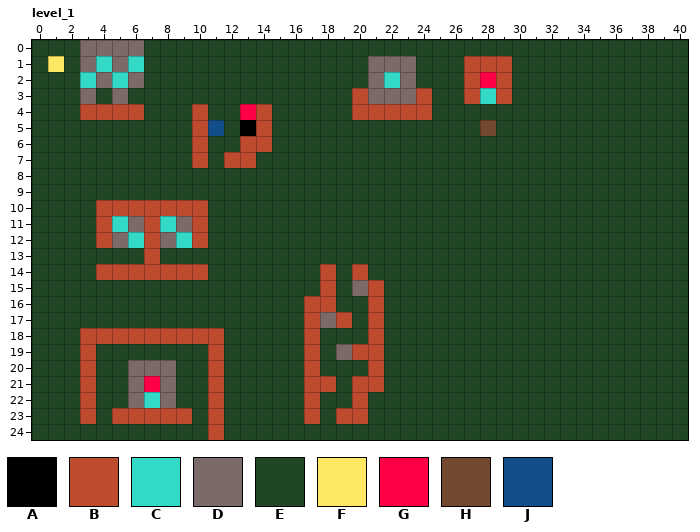
LDtk project: data/level.ldtk. That is the earlier state.
Cells are 4x4 px. Shown: level_1 x 0..40, y 0..24.
Key: from "tiles": A 1 "empty", B 2 "bedrock", C 3 "diamond", D 4 "rock", E 5 "grass", F 6 "player", G 7 "firefly", H 8 "sandstone", J 11 "amoeba".
_ is an empty cell.
Layer "tiles" before, first column x 0:
 0 EEEDDDDEEEEEEEEEEEEEEEEEEEEEEEEEEEEEEEEEE
 1 EFEDCDCEEEEEEEEEEEEEEDDDEEEBBBEEEEEEEEEEE
 2 EEECDCDEEEEEEEEEEEEEEDCDEEEBGBEEEEEEEEEEE
 3 EEEDEDEEEEEEEEEEEEEEBDDDBEEBCBEEEEEEEEEEE
 4 EEEBBBBEEEBEEGBEEEEEBBBBBEEEEEEEEEEEEEEEE
 5 EEEEEEEEEEBJEABEEEEEEEEEEEEEHEEEEEEEEEEEE
 6 EEEEEEEEEEBEEBBEEEEEEEEEEEEEEEEEEEEEEEEEE
 7 EEEEEEEEEEBEBBEEEEEEEEEEEEEEEEEEEEEEEEEEE
 8 EEEEEEEEEEEEEEEEEEEEEEEEEEEEEEEEEEEEEEEEE
 9 EEEEEEEEEEEEEEEEEEEEEEEEEEEEEEEEEEEEEEEEE
10 EEEEBBBBBBBEEEEEEEEEEEEEEEEEEEEEEEEEEEEEE
11 EEEEBCDBCDBEEEEEEEEEEEEEEEEEEEEEEEEEEEEEE
12 EEEEBDCBDCBEEEEEEEEEEEEEEEEEEEEEEEEEEEEEE
13 EEEEEEEBEEEEEEEEEEEEEEEEEEEEEEEEEEEEEEEEE
14 EEEEBBBBBBBEEEEEEEBEBEEEEEEEEEEEEEEEEEEEE
15 EEEEEEEEEEEEEEEEEEBEDBEEEEEEEEEEEEEEEEEEE
16 EEEEEEEEEEEEEEEEEBBEEBEEEEEEEEEEEEEEEEEEE
17 EEEEEEEEEEEEEEEEEBDBEBEEEEEEEEEEEEEEEEEEE
18 EEEBBBBBBBBBEEEEEBEEEBEEEEEEEEEEEEEEEEEEE
19 EEEBEEEEEEEBEEEEEBEDBBEEEEEEEEEEEEEEEEEEE
20 EEEBEEDDDEEBEEEEEBEEEBEEEEEEEEEEEEEEEEEEE
21 EEEBEEDGDEEBEEEEEBBEBBEEEEEEEEEEEEEEEEEEE
22 EEEBEEDCDEEBEEEEEBEEBEEEEEEEEEEEEEEEEEEEE
23 EEEBEBBBBBEBEEEEEBEBBEEEEEEEEEEEEEEEEEEEE
24 EEEEEEEEEEEBEEEEEEEEEEEEEEEEEEEEEEEEEEEEE
Once edited:
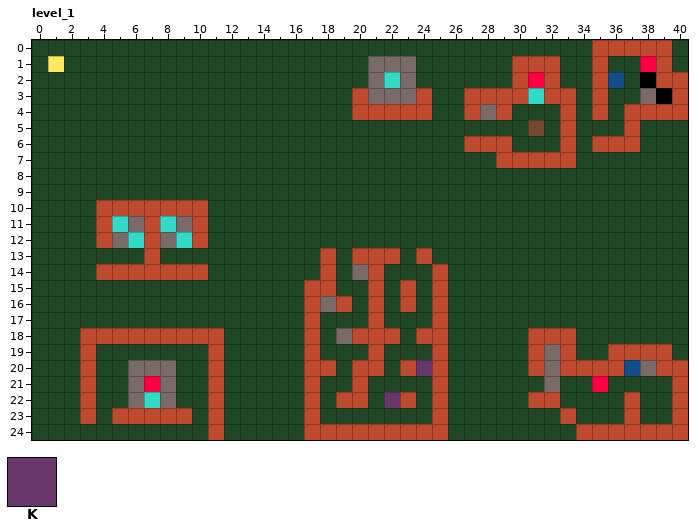
Further tiles: from "tiles": K 12 "baloon".
The exact change:
Layer "tiles":
Tile E gives way to tile A in row 2 at x 38; in row 3 at x 39.
Tile C gives way to tile B in row 3 at x 28.
Tile E gives way to tile B in row 0 at x 35 to 39; in row 1 at x 30 to 32, 35 and 39; in row 2 at x 30, 32, 35 and 39 to 40; in row 3 at x 30, 32 to 33, 35 and 40; in row 4 at x 27, 29, 33, 35 and 37 to 40; in row 5 at x 33 and 37.
Tile E gives way to tile B in row 6 at x 27 to 29, 33 and 35 to 37; in row 7 at x 29 to 33; in row 13 at x 18, 20 to 22 and 24; in row 14 at x 21 and 25; in row 15 at x 17, 23 and 25; in row 16 at x 19, 23 and 25.
Tile E gives way to tile B in row 17 at x 25; in row 18 at x 20, 22, 24 to 25 and 31 to 33; in row 19 at x 25, 31, 33 and 36 to 39; in row 20 at x 18, 20, 23, 25, 31, 33 to 36 and 39 to 40; in row 21 at x 25 and 40; in row 22 at x 19, 23, 25, 31 to 32, 37 and 40.
Tile E gives way to tile B in row 23 at x 25, 33, 37 and 40; in row 24 at x 17 to 25 and 34 to 40.
Tile E gives way to tile C in row 3 at x 31.
Tile B gives way to tile D in row 14 at x 20; in row 16 at x 18.
Tile E gives way to tile D in row 3 at x 38; in row 4 at x 28; in row 18 at x 19; in row 19 at x 32; in row 20 at x 32 and 38; in row 21 at x 32.
Tile A gives way to tile E in row 5 at x 13.
Tile B gives way to tile E in row 1 at x 27 to 29; in row 2 at x 27 and 29; in row 4 at x 3 to 6, 10 and 14; in row 5 at x 10 and 14; in row 6 at x 10 and 13 to 14; in row 7 at x 10 and 12 to 13.
Tile B gives way to tile E in row 17 at x 19; in row 19 at x 20; in row 21 at x 18 and 21; in row 23 at x 19 to 20.
Tile C gives way to tile E in row 1 at x 4 and 6; in row 2 at x 3 and 5.
Tile D gives way to tile E in row 0 at x 3 to 6; in row 1 at x 3 and 5; in row 2 at x 4 and 6; in row 3 at x 3 and 5; in row 15 at x 20; in row 17 at x 18.
Tile D gives way to tile E in row 19 at x 19.
Tile G gives way to tile E in row 2 at x 28; in row 4 at x 13.
Tile H gives way to tile E in row 5 at x 28.
Tile J gives way to tile E in row 5 at x 11.
Tile E gives way to tile G in row 1 at x 38; in row 2 at x 31; in row 21 at x 35.
Tile E gives way to tile H in row 5 at x 31.
Tile E gives way to tile J in row 2 at x 36; in row 20 at x 37.
Tile E gives way to tile K in row 20 at x 24; in row 22 at x 22.
